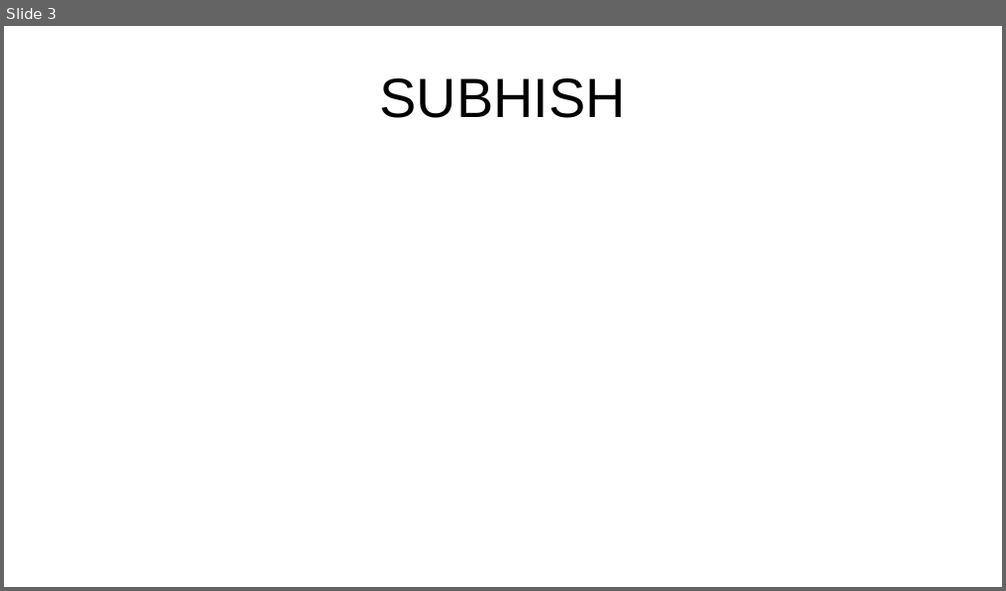
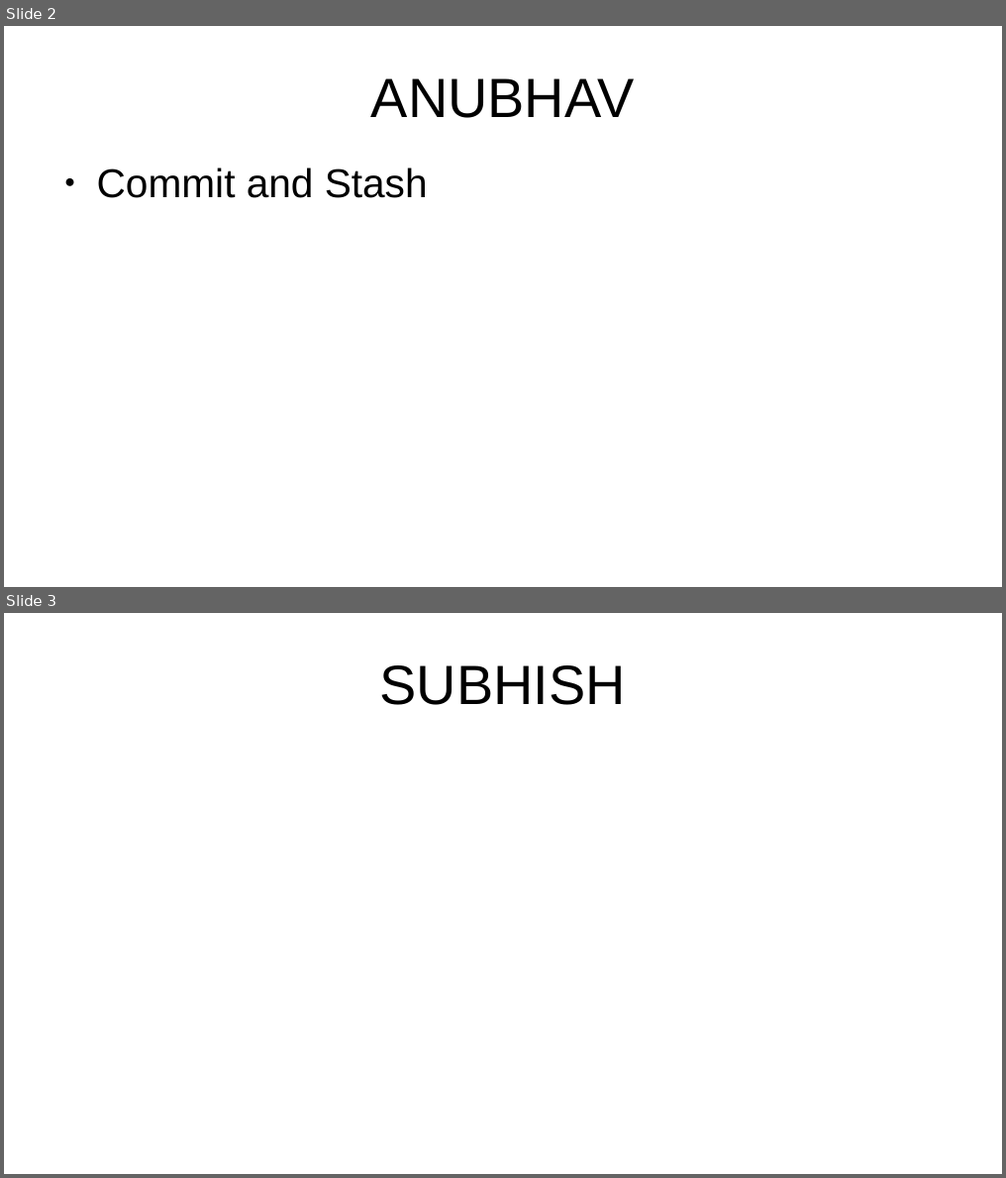
Before and after one commit to anubhavAnora/presentation, a slide deck: Presentation.odp. Shown one above the other, each under a label of ours: slide 3 before the commit, slides 2 and 3 after it. The pictures are 1006x591 and 1006x1178 pixels, drawn with LibreOffice and Linux fonts; fonts in the diff are those of the drawing. Boxes give left, top, right and bottom in pixels: in the first picture for what was removed or moved away, otherwise in the second. Text is boxed around its words. In the diff, an @@ line names an element or a change of style, - is before the commit and + after.

Commit message:
adding topic name - Anubhav

```diff
--- a/Presentation.odp
+++ b/Presentation.odp
@@ slide 2 added at box(4, 26, 1002, 587), background #FFFFFF @@
@@ title added at box(371, 78, 635, 118), 44 pt, text #000000 @@
+ANUBHAV
@@ text added at box(97, 168, 428, 198), 32 pt, text #000000 @@
+● Commit and Stash
```
Also in this commit, not shown: 1 slide changed, 1 slide removed, 1 other file.
